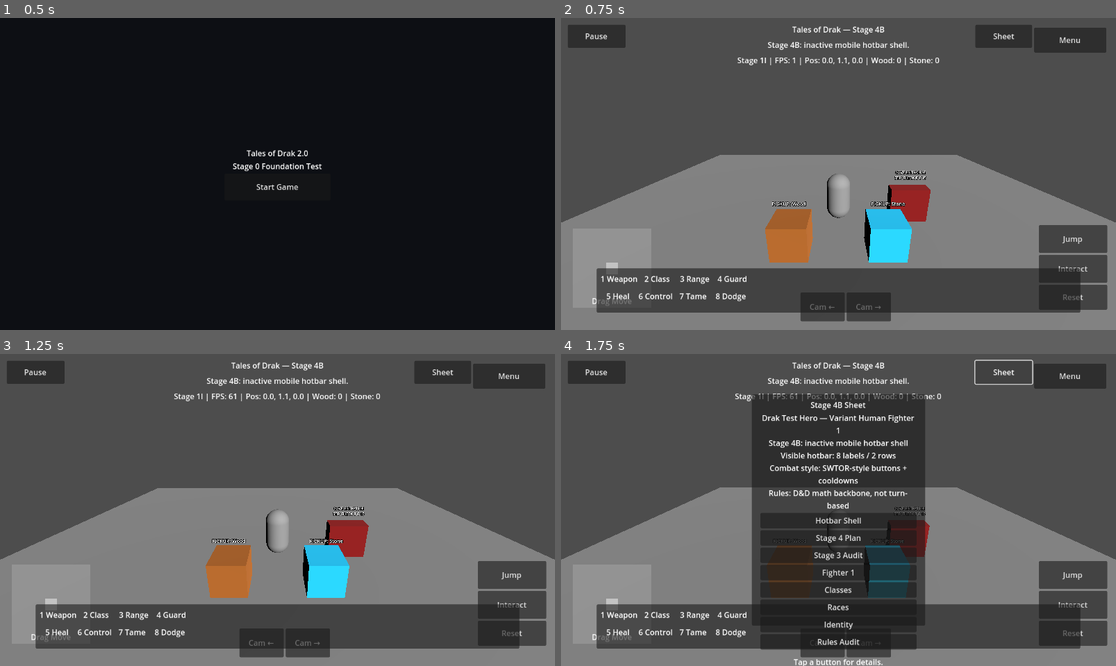
Above: before the commit, frames 1-4 (two rows, left to right).
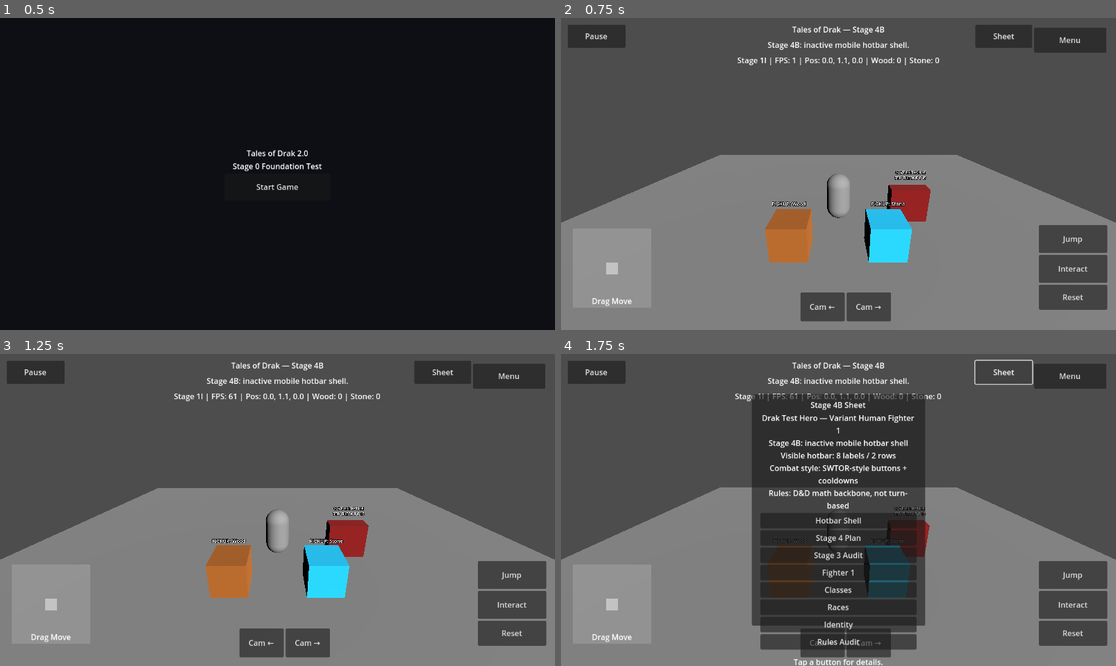
Above: after the commit, the same moments.

Repository: tristanvickery20/Tales-of-Drak-2.0
Game: Godot game, scene res://scenes/main_menu/main_menu.tscn
Two runs of this game, one before a commit and one after it. Both use one fixed random seed, a clock stepped at 60 frames per second and the inputs below.
Inputs:
- Up to frame 1 (0.5 s): no input
- Up to frame 2 (0.75 s): click "Start Game" at 0.5 s
- Up to frame 3 (1.25 s): no input
- Up to frame 4 (1.75 s): click "Sheet" at 1.25 s

Frame 1 is identical in both runs. In frame 2, 12% of the frame differs, in the area x 6-94%, y 80-95%; in frame 3, 12%; in frame 4, 8.8%.
Error after the commit: Parse Error: Cannot infer the type of "height" variable because the value doesn't have a set type. (res://drak/ui/drak_hotbar_overlay.gd:107)

Commit message:
Retry Stage 4C with image-backed hotbar frame

Diff:
--- a/drak/ui/drak_hotbar_overlay.gd
+++ b/drak/ui/drak_hotbar_overlay.gd
@@ -1,30 +1,47 @@
 extends CanvasLayer
 
-const HOTBAR_SLOTS := [
-	"1 Weapon",
-	"2 Class",
-	"3 Range",
-	"4 Guard",
-	"5 Heal",
-	"6 Control",
-	"7 Tame",
-	"8 Dodge",
+const FRAME_TEXTURE_SCRIPT := preload("res://drak/ui/drak_hotbar_frame_texture.gd")
+
+const SLOT_LABELS := [
+	{"text": "1 Weapon", "x": 0.055, "y": 0.205},
+	{"text": "2 Class", "x": 0.165, "y": 0.205},
+	{"text": "3 Range", "x": 0.275, "y": 0.205},
+	{"text": "4 Guard", "x": 0.385, "y": 0.205},
+	{"text": "5 Heal", "x": 0.055, "y": 0.520},
+	{"text": "6 Control", "x": 0.165, "y": 0.520},
+	{"text": "7 Tame", "x": 0.275, "y": 0.520},
+	{"text": "8 Dodge", "x": 0.385, "y": 0.520},
+]
+
+const STRIP_LABELS := [
+	{"text": "ACTION\n◆ ◆ ◆ ◆", "x": 0.205, "y": 0.785, "w": 0.150},
+	{"text": "BONUS\n◇ ◇ ◇ ◇", "x": 0.370, "y": 0.785, "w": 0.150},
+	{"text": "REACTION\n◆", "x": 0.615, "y": 0.785, "w": 0.165},
+	{"text": "MOVE\n◆ ◆ ◆ ◆", "x": 0.775, "y": 0.785, "w": 0.150},
 ]
 
 var _root: Control
-var _panel: Panel
+var _frame_holder: Control
+var _frame_texture: TextureRect
+var _labels: Array[Label] = []
 var _last_scene: Node
+var _last_viewport_size := Vector2.ZERO
 
 func _ready() -> void:
 	process_mode = Node.PROCESS_MODE_ALWAYS
 	layer = 12
 	_build_overlay()
 	_update_visibility()
+	_layout_hotbar()
 
 func _process(_delta: float) -> void:
 	if get_tree().current_scene != _last_scene:
 		_last_scene = get_tree().current_scene
 		_update_visibility()
+	var size := get_viewport().get_visible_rect().size
+	if size != _last_viewport_size:
+		_last_viewport_size = size
+		_layout_hotbar()
 
 func _build_overlay() -> void:
 	_root = Control.new()
@@ -33,50 +50,91 @@
 	_root.mouse_filter = Control.MOUSE_FILTER_IGNORE
 	add_child(_root)
 
-	_panel = Panel.new()
-	_panel.name = "InactiveHotbarPanel"
-	_panel.set_anchors_preset(Control.PRESET_BOTTOM_WIDE)
-	_panel.offset_left = 74.0
-	_panel.offset_top = -128.0
-	_panel.offset_right = -74.0
-	_panel.offset_bottom = -36.0
-	_panel.mouse_filter = Control.MOUSE_FILTER_IGNORE
-	_root.add_child(_panel)
+	_frame_holder = Control.new()
+	_frame_holder.name = "Stage4CImageHotbarHolder"
+	_frame_holder.mouse_filter = Control.MOUSE_FILTER_IGNORE
+	_root.add_child(_frame_holder)
 
-	var box := VBoxContainer.new()
-	box.name = "HotbarRows"
-	box.set_anchors_preset(Control.PRESET_FULL_RECT)
-	box.offset_left = 8.0
-	box.offset_top = 6.0
-	box.offset_right = -8.0
-	box.offset_bottom = -6.0
-	box.mouse_filter = Control.MOUSE_FILTER_IGNORE
-	_panel.add_child(box)
+	_frame_texture = TextureRect.new()
+	_frame_texture.name = "Stage4CHotbarFrameImage"
+	_frame_texture.texture = FRAME_TEXTURE_SCRIPT.create_texture()
+	_frame_texture.expand_mode = TextureRect.EXPAND_IGNORE_SIZE
+	_frame_texture.stretch_mode = TextureRect.STRETCH_SCALE
+	_frame_texture.mouse_filter = Control.MOUSE_FILTER_IGNORE
+	_frame_holder.add_child(_frame_texture)
 
-	var row_one := HBoxContainer.new()
-	row_one.name = "HotbarRowOne"
-	row_one.mouse_filter = Control.MOUSE_FILTER_IGNORE
-	box.add_child(row_one)
+	_build_labels()
 
-	var row_two := HBoxContainer.new()
-	row_two.name = "HotbarRowTwo"
-	row_two.mouse_filter = Control.MOUSE_FILTER_IGNORE
-	box.add_child(row_two)
+func _build_labels() -> void:
+	for label_data in SLOT_LABELS:
+		var label := _make_hotbar_label(label_data.text, 11)
+		_frame_holder.add_child(label)
+		_labels.append(label)
 
-	for index in HOTBAR_SLOTS.size():
-		var slot := Label.new()
-		slot.name = "HotbarSlot%d" % [index + 1]
-		slot.text = HOTBAR_SLOTS[index]
-		slot.custom_minimum_size = Vector2(74, 32)
-		slot.horizontal_alignment = HORIZONTAL_ALIGNMENT_CENTER
-		slot.vertical_alignment = VERTICAL_ALIGNMENT_CENTER
-		slot.mouse_filter = Control.MOUSE_FILTER_IGNORE
-		if index < 4:
-			row_one.add_child(slot)
-		else:
-			row_two.add_child(slot)
+	for label_data in STRIP_LABELS:
+		var label := _make_hotbar_label(label_data.text, 11)
+		_frame_holder.add_child(label)
+		_labels.append(label)
+
+	var sword_label := _make_hotbar_label("⚔", 23)
+	sword_label.name = "HotbarCenterSwordPlaceholder"
+	_frame_holder.add_child(sword_label)
+	_labels.append(sword_label)
+
+func _make_hotbar_label(text: String, font_size: int) -> Label:
+	var label := Label.new()
+	label.text = text
+	label.horizontal_alignment = HORIZONTAL_ALIGNMENT_CENTER
+	label.vertical_alignment = VERTICAL_ALIGNMENT_CENTER
+	label.autowrap_mode = TextServer.AUTOWRAP_WORD_SMART
+	label.mouse_filter = Control.MOUSE_FILTER_IGNORE
+	label.add_theme_font_size_override("font_size", font_size)
+	label.add_theme_color_override("font_color", Color(0.92, 0.88, 0.76, 1.0))
+	label.add_theme_color_override("font_shadow_color", Color(0.0, 0.0, 0.0, 1.0))
+	label.add_theme_constant_override("shadow_offset_x", 1)
+	label.add_theme_constant_override("shadow_offset_y", 1)
+	return label
+
+func _layout_hotbar() -> void:
+	if _frame_holder == null:
+		return
+	var viewport_size := get_viewport().get_visible_rect().size
+	var is_landscape := viewport_size.x > viewport_size.y
+	var width := min(viewport_size.x * 0.54, 760.0)
+	if not is_landscape:
+		width = min(viewport_size.x * 0.54, 520.0)
+	width = max(width, 360.0)
+	var height := width * (143.0 / 450.0)
+	var bottom_margin := 88.0 if is_landscape else 136.0
+	var left := (viewport_size.x - width) * 0.5
+	var top := viewport_size.y - height - bottom_margin
+	if top < viewport_size.y * 0.43:
+		top = viewport_size.y * 0.43
+
+	_frame_holder.set_position(Vector2(left, top))
+	_frame_holder.set_size(Vector2(width, height))
+	_frame_texture.set_position(Vector2.ZERO)
+	_frame_texture.set_size(Vector2(width, height))
+
+	for i in range(SLOT_LABELS.size()):
+		var label_data := SLOT_LABELS[i]
+		var label := _labels[i]
+		label.set_position(Vector2(width * label_data.x - width * 0.045, height * label_data.y - 8.0))
+		label.set_size(Vector2(width * 0.090, height * 0.115))
+
+	for i in range(STRIP_LABELS.size()):
+		var label_data := STRIP_LABELS[i]
+		var label := _labels[SLOT_LABELS.size() + i]
+		label.set_position(Vector2(width * label_data.x - width * (label_data.w * 0.5), height * label_data.y))
+		label.set_size(Vector2(width * label_data.w, height * 0.17))
+
+	var sword_label := _labels[_labels.size() - 1]
+	sword_label.set_position(Vector2(width * 0.477, height * 0.735))
+	sword_label.set_size(Vector2(width * 0.07, height * 0.17))
 
 func _update_visibility() -> void:
 	var scene := get_tree().current_scene
 	var in_playable_scene := scene != null and scene.get_node_or_null("PlaceholderPlayer") != null
 	_root.visible = in_playable_scene
+	if in_playable_scene:
+		_layout_hotbar()
